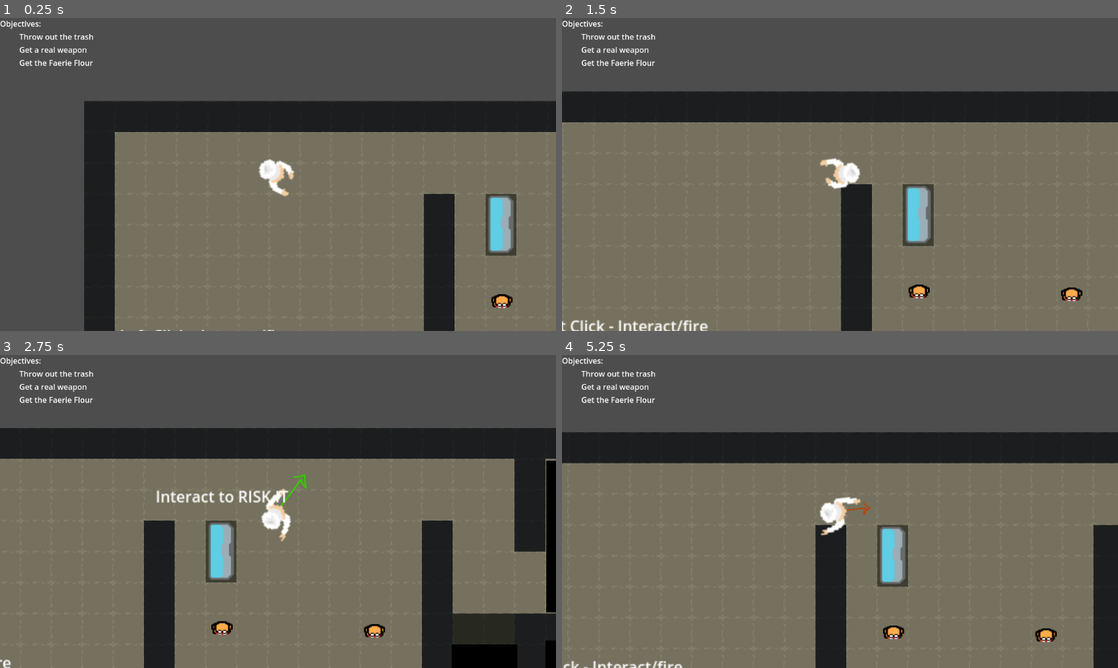
Above: before the commit, frames 1-4 (two rows, left to right).
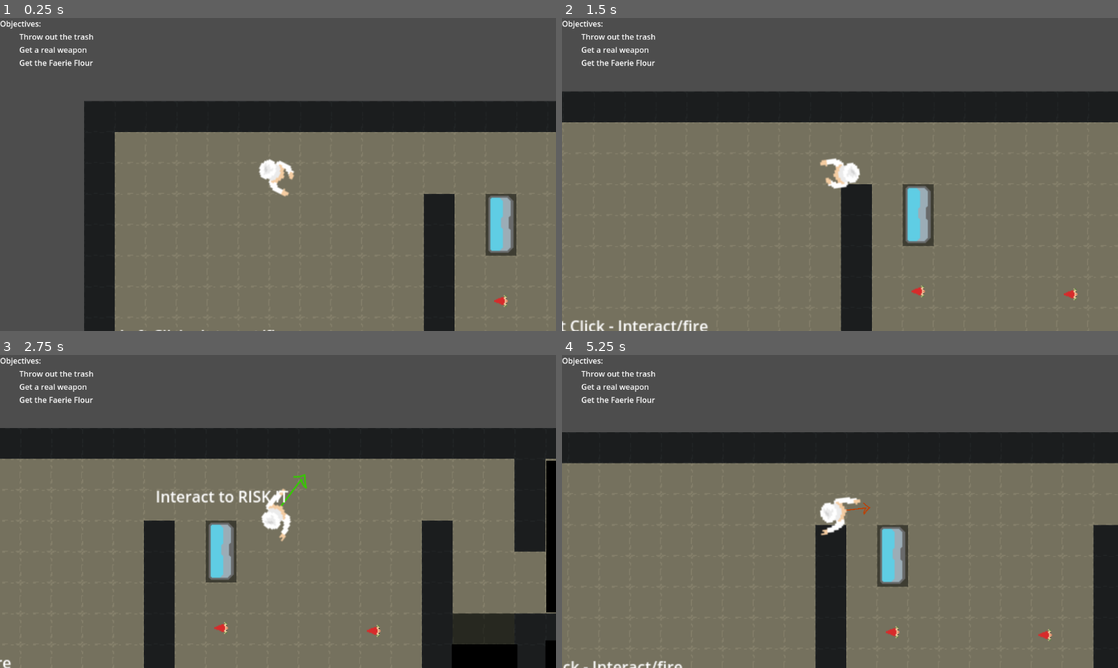
Above: after the commit, the same moments.

Repository: BobWizardLad/risk-it-for-the-biscuit
Game: Godot game, scene res://levels/trial_one.tscn
Same seed, same stepped clock (60 frames per second), same inputs: the game is played once before the commit and once after it.
Inputs (mouse positions are in pixels of both pictures, inside the frame that each line leads up to):
- Up to frame 1 (0.25 s): no input
- Up to frame 2 (1.5 s): tap Enter at 0.5 s; move the mouse to (962, 158) at 0.52 s; press the mouse at (962, 158) at 0.53 s; hold Right (ui_right) 0.53-1.28 s; move the mouse to (728, 190) at 1.27 s; release the mouse at (728, 190) at 1.28 s; hold Down (ui_down) from 1.28 s (still down); click (728, 190) at 1.35 s
- Up to frame 3 (2.75 s): tap Space at 2 s; move the mouse to (333, 442) at 2.02 s; release Down (ui_down) at 2.03 s; press the mouse at (333, 442) at 2.03 s; hold Right (ui_right) from 2.03 s (still down)
- Up to frame 4 (5.25 s): move the mouse to (812, 574) at 2.77 s; release Right (ui_right) at 2.78 s; release the mouse at (812, 574) at 2.78 s; hold Up (ui_up) 2.78-3.53 s; click (812, 574) at 2.85 s; tap Enter at 3.5 s; move the mouse to (1006, 558) at 3.52 s; press the mouse at (1006, 558) at 3.53 s; hold Left (ui_left) 3.53-5.03 s; move the mouse to (673, 464) at 4.27 s; release the mouse at (673, 464) at 4.28 s; click (673, 464) at 4.35 s; move the mouse to (867, 511) at 5.02 s; press the mouse at (867, 511) at 5.03 s; hold Down (ui_down) from 5.03 s (still down)

The runs differ from the first frame. In frame 1, 0.1% of the frame differs, in the area x 88-93%, y 88-93%; in frame 2, 0.3%; in frame 3, 0.3%; in frame 4, 0.3%, in the area x 57-89%, y 86-92%.

Commit message:
Gnomish Changes that I HATE <3

Diff:
--- a/bake-hard/scenes/enemy.tscn
+++ b/bake-hard/scenes/enemy.tscn
@@ -1,8 +1,7 @@
-[gd_scene load_steps=10 format=3 uid="uid://dncudyxv0p3em"]
+[gd_scene load_steps=9 format=3 uid="uid://dncudyxv0p3em"]
 
 [ext_resource type="Script" uid="uid://bg7c74o1osn77" path="res://scripts/enemy.gd" id="1_4ra3w"]
-[ext_resource type="Texture2D" uid="uid://36dbrrcedbuo" path="res://assets/3.png" id="1_md0e3"]
-[ext_resource type="Texture2D" uid="uid://douy86kmrvrmg" path="res://assets/12.png" id="2_4ra3w"]
+[ext_resource type="Texture2D" uid="uid://d2smaefiambua" path="res://assets/gnome.png" id="2_md0e3"]
 
 [sub_resource type="CircleShape2D" id="CircleShape2D_5uy6h"]
 radius = 13.0
@@ -80,10 +79,9 @@
 [node name="Sprites" type="Node2D" parent="."]
 
 [node name="Sprite2D" type="Sprite2D" parent="Sprites"]
-texture = ExtResource("1_md0e3")
-
-[node name="Sprite2D2" type="Sprite2D" parent="Sprites"]
-texture = ExtResource("2_4ra3w")
+rotation = 4.71239
+texture = ExtResource("2_md0e3")
+hframes = 2
 
 [node name="AnimationPlayer" type="AnimationPlayer" parent="."]
 libraries = {
--- a/bake-hard/scripts/enemy.gd
+++ b/bake-hard/scripts/enemy.gd
@@ -2,6 +2,7 @@
 extends CharacterBody2D
 
 @onready var sprite = $Sprites
+@onready var sprite_gnome = $Sprites/Sprite2D
 @onready var animationplayer = $AnimationPlayer
 @onready var vision = $Vision
 
@@ -65,8 +66,10 @@
 
 func _activate() -> void:
 	print("Activating enemy")
+	sprite_gnome.frame = 1 # Activate gnomey arms
 	set_process(true)
 
 func _deactivate() -> void:
 	print("Deactivating enemy")
+	sprite_gnome.frame = 0 # Deactivate gnomey arms :(
 	set_process(false)
